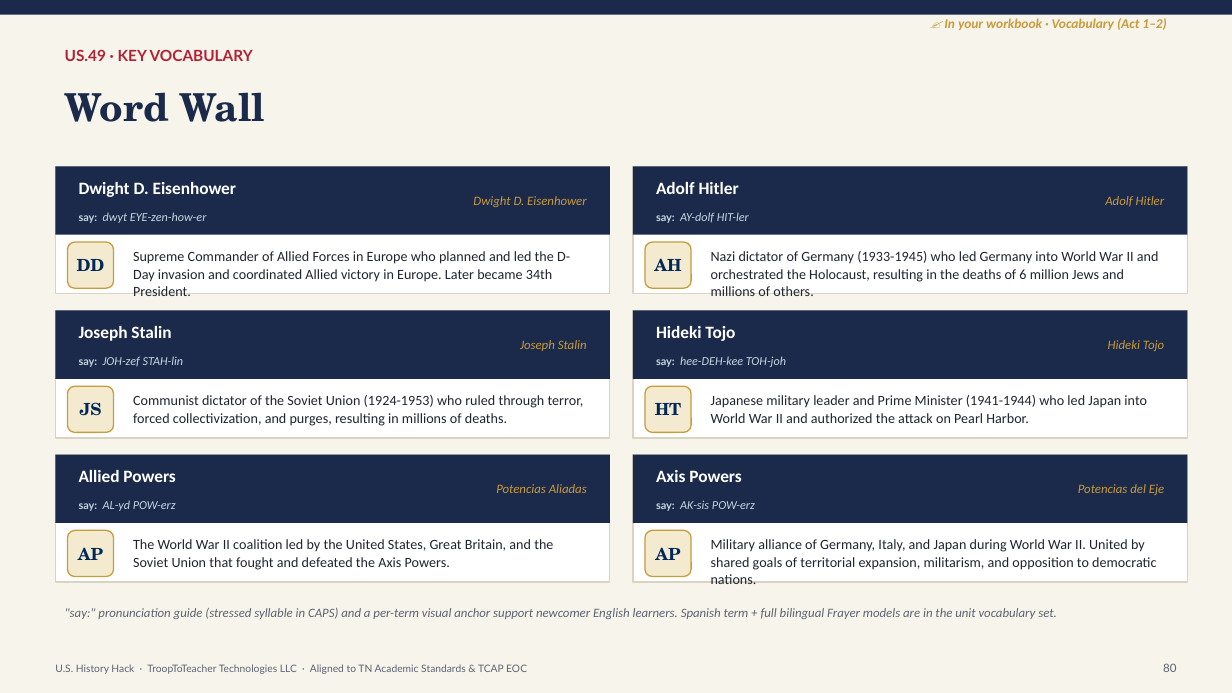
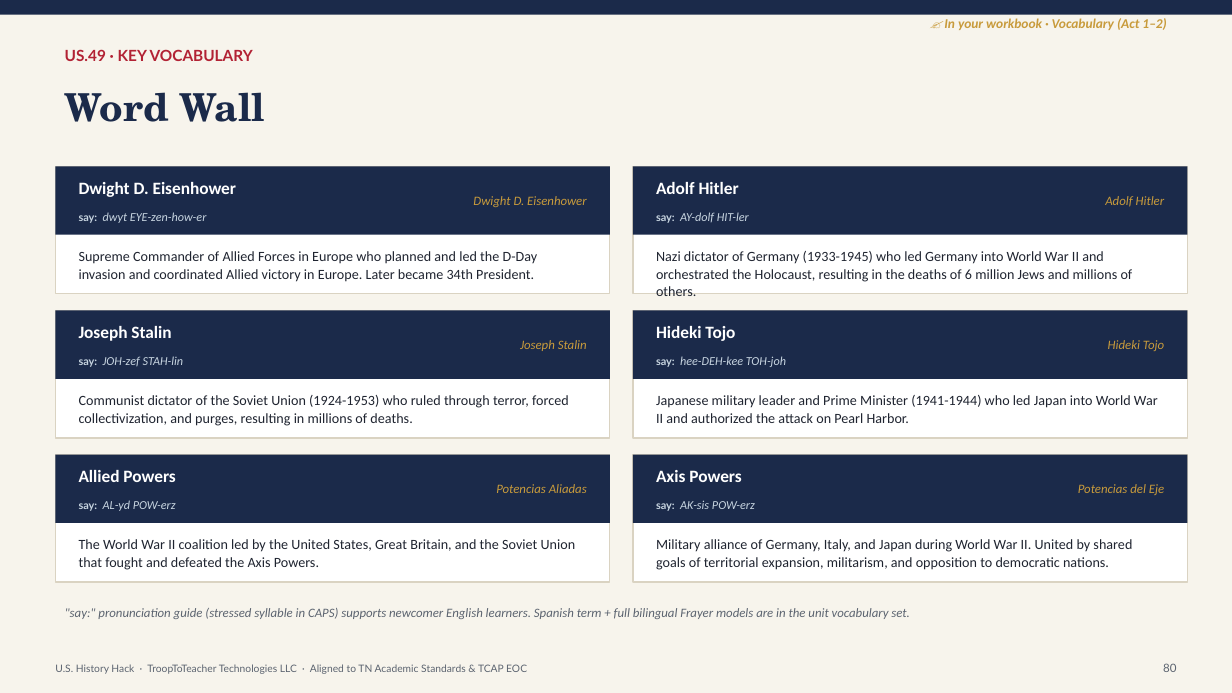
Before and after one commit to Trooptoteacher/trooptoteacher-history, a slide deck: slide 81 of 00_START_HERE/UNIT6_DECKS_BUILD/Unit6_Teacher_Deck_CourseStandard.pptx. Drawn at 1232x693 pixels with LibreOffice and Linux fonts; fonts in the diff are those of the drawing. Boxes give left, top, right and bottom in pixels: in the first picture for what was removed or moved away, otherwise in the second. Text is boxed around its words. In the diff, an @@ line names an element or a change of style, - is before the commit and + after.

```diff
--- a/00_START_HERE/UNIT6_DECKS_BUILD/Unit6_Teacher_Deck_CourseStandard.pptx
+++ b/00_START_HERE/UNIT6_DECKS_BUILD/Unit6_Teacher_Deck_CourseStandard.pptx
@@ rounded rectangle removed at (x1=67, y1=242, x2=114, y2=288) @@
@@ text "Supreme Commander of Allied Forces ..." rewrapped from (x1=133, y1=251, x2=570, y2=296) to (x1=79, y1=251, x2=538, y2=282) @@
@@ text removed at (x1=77, y1=259, x2=105, y2=271) @@
-DD
@@ rounded rectangle removed at (x1=645, y1=242, x2=691, y2=288) @@
@@ text "Nazi dictator of Germany (1933-1945) ..." rewrapped from (x1=711, y1=251, x2=1159, y2=296) to (x1=656, y1=251, x2=1133, y2=296) @@
@@ text removed at (x1=654, y1=258, x2=681, y2=271) @@
-AH
@@ rounded rectangle removed at (x1=67, y1=386, x2=114, y2=433) @@
@@ text "Communist dictator of the Soviet ..." rewrapped from (x1=133, y1=395, x2=584, y2=426) to (x1=79, y1=395, x2=569, y2=426) @@
@@ rounded rectangle removed at (x1=645, y1=386, x2=691, y2=433) @@
@@ text "Japanese military leader and Prime ..." rewrapped from (x1=711, y1=395, x2=1147, y2=423) to (x1=656, y1=395, x2=1158, y2=423) @@
@@ text removed at (x1=80, y1=402, x2=102, y2=416) @@
-JS
@@ text removed at (x1=655, y1=403, x2=682, y2=415) @@
-HT
@@ rounded rectangle removed at (x1=67, y1=531, x2=114, y2=577) @@
@@ text "The World War II coalition ..." rewrapped from (x1=133, y1=539, x2=553, y2=570) to (x1=79, y1=539, x2=576, y2=570) @@
@@ rounded rectangle removed at (x1=645, y1=531, x2=691, y2=577) @@
@@ text "Military alliance of Germany, Italy, ..." rewrapped from (x1=711, y1=539, x2=1156, y2=584) to (x1=656, y1=539, x2=1132, y2=570) @@
@@ text removed at (x1=78, y1=547, x2=103, y2=560) @@
-AP
@@ text removed at (x1=655, y1=547, x2=680, y2=560) @@
-AP
@@ text at (x1=65, y1=608, x2=910, y2=619): text changed @@
-"say:" pronunciation guide (stressed syllable in CAPS) and a per-term visual anchor support newcomer English learners. Spanish term + full bilingual Frayer models are in the unit vocabulary set.
+"say:" pronunciation guide (stressed syllable in CAPS) supports newcomer English learners. Spanish term + full bilingual Frayer models are in the unit vocabulary set.
```
Also in this commit, not shown: 13 other slides changed, 1 other file.
